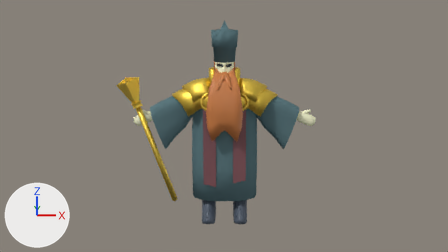
The Blender file samples/priest/priest_rigged.blend: old version first, new version second.
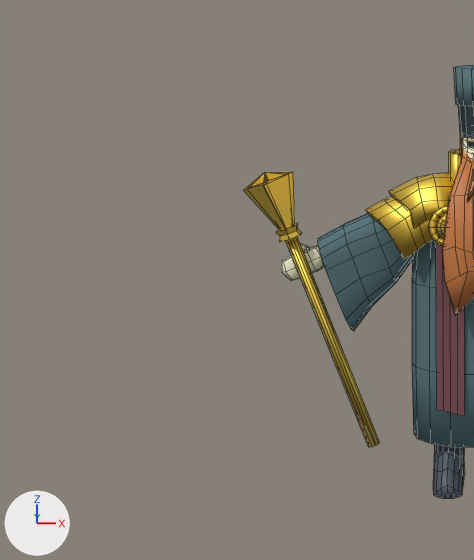
Each version is shown from the file's camera 'Camera', then close up on the part from 2% to 49% of the width and 0% to 100% of the height. Lighting does not change. The marker at lower left points along +X, +Y and +Z. The close-ups show mesh edges as thin lines.

Names of what the first close-up shows: 'priest'.
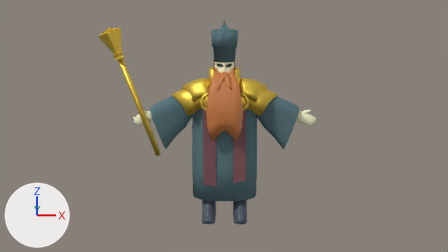
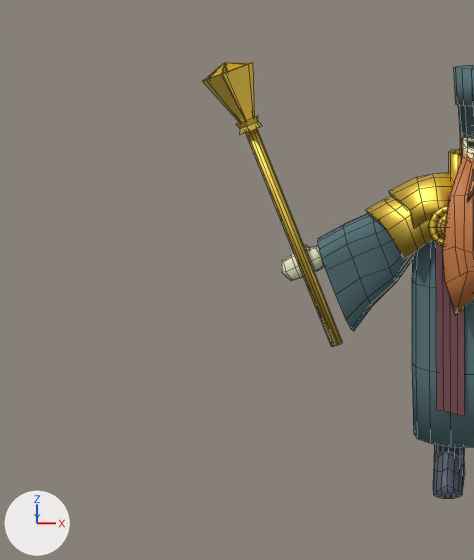
Location of each change, (x1, y1, x2, y2) in pixels of the close-ups (474 x 560 px; the box of a moved part takes in the faces that stretch with it):
'priest', reshaped: before (244, 65, 474, 499); after (203, 62, 474, 499)
part 1 of me_priest, moved or reshaped: before (244, 172, 295, 230); after (203, 62, 255, 123)
part 2 of me_priest, moved or reshaped: before (276, 223, 302, 242); after (236, 116, 262, 134)
part 3 of me_priest, moved or reshaped: before (286, 237, 380, 447); after (246, 129, 342, 347)

The change, as a diff of the scene's bpy script:
```diff
--- a/samples/priest/priest_rigged.blend.py
+++ b/samples/priest/priest_rigged.blend.py
@@ me_priest @@
 me_priest.from_pydata(...)  # 1985 vertices, 1940 faces; spans x -5.33..4.56, y -1.62..1.05, z -4.4..5.56
 # used by ob_priest; location = (0.0, 0.0, 0.2)
+# me_priest part 1: the loose piece of 52 vertices spanning x -5.33..-4.2, y -0.8..0.4, z 1.4..2.77 is moved by (-0.8, 0.0, 2.4)
+# me_priest part 2: the loose piece of 18 vertices spanning x -4.61..-4.08, y -0.48..0.08, z 1.2..1.59 is moved by (-0.8, 0.0, 2.4)
+# me_priest part 3: the loose piece of 24 vertices spanning x -4.48..-2.4, y -0.34..-0.06, z -3.63..1.45 is moved by (-0.8, 0.0, 2.4)
 me_priest.materials.append(mat_robe)
```
